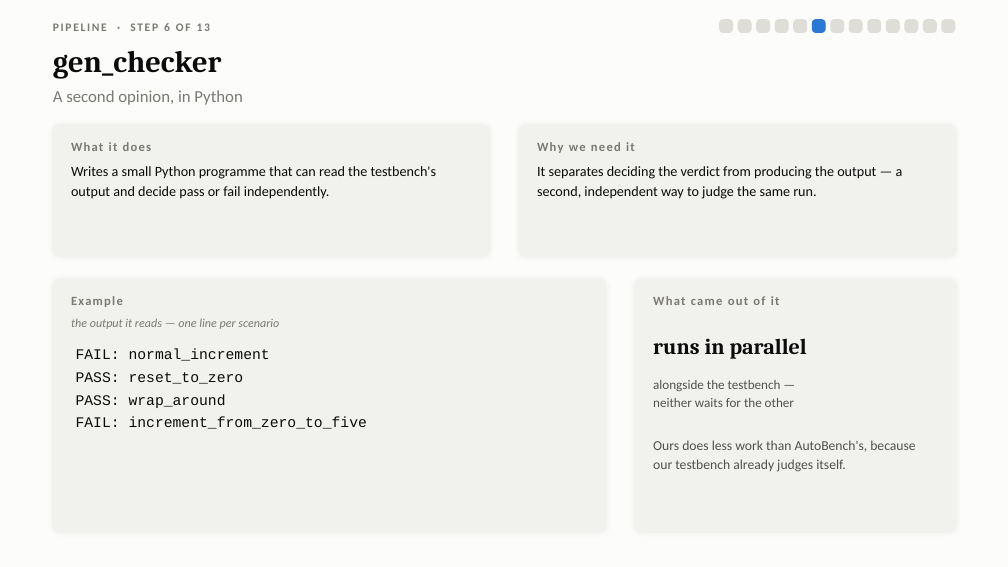
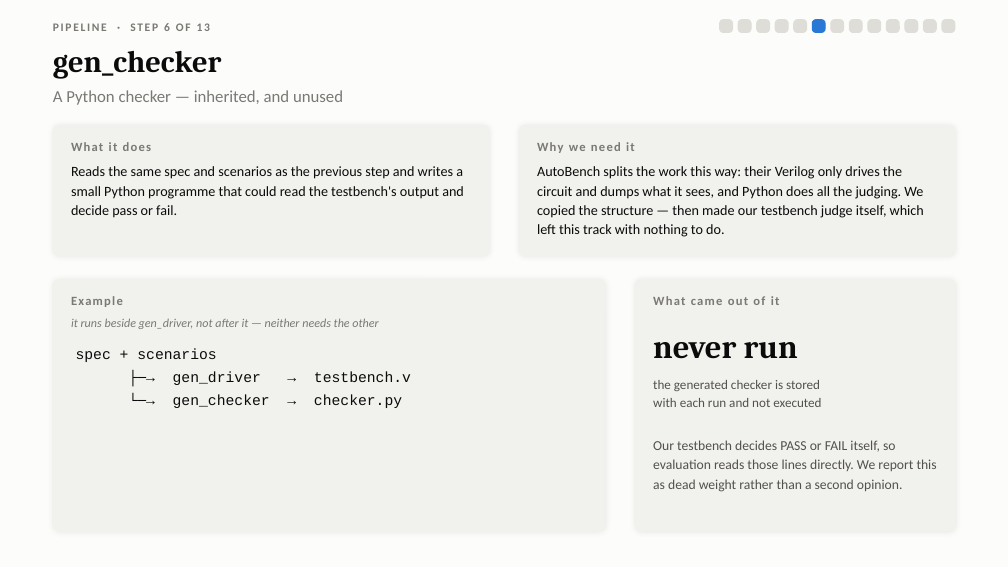
Before and after one commit to Sawaiz-zip/agentic-verilog-testbench, a slide deck: slide 12 of docs/presentation.pptx. Drawn at 1008x567 pixels with LibreOffice and Linux fonts; fonts in the diff are those of the drawing. Boxes give left, top, right and bottom in pixels: in the first picture for what was removed or moved away, otherwise in the second. Text is boxed around its words. In the diff, an @@ line names an element or a change of style, - is before the commit and + after.

```diff
--- a/docs/presentation.pptx
+++ b/docs/presentation.pptx
@@ text at <box>53,90,343,105</box>: text changed @@
-A second opinion, in Python
+A Python checker — inherited, and unused
@@ text at <box>71,166,464,218</box>: text changed @@
-Writes a small Python programme that can read the testbench's output and decide pass or fail independently.
+Reads the same spec and scenarios as the previous step and writes a small Python programme that could read the testbench's output and decide pass or fail.
@@ text at <box>537,166,924,237</box>: text changed @@
-It separates deciding the verdict from producing the output — a second, independent way to judge the same run.
+AutoBench splits the work this way: their Verilog only drives the circuit and dumps what it sees, and Python does all the judging. We copied the structure — then made our testbench judge itself, which left this track with nothing to do.
@@ text at <box>71,318,378,329</box>: text changed @@
-the output it reads — one line per scenario
+it runs beside gen_driver, not after it — neither needs the other
@@ text at <box>76,349,411,408</box>: text changed @@
-FAIL: normal_increment
-PASS: reset_to_zero
-PASS: wrap_around
-FAIL: increment_from_zero_to_five
+spec + scenarios
+├─→ gen_driver → testbench.v
+└─→ gen_checker → checker.py
@@ text at <box>653,342,798,359</box>: text changed; size 21 to 31 pt @@
-runs in parallel
+never run
@@ text at <box>653,380,821,407</box>: text changed @@
-alongside the testbench —
-neither waits for the other
+the generated checker is stored
+with each run and not executed
@@ text at <box>653,440,937,492</box>: text changed @@
-Ours does less work than AutoBench's, because our testbench already judges itself.
+Our testbench decides PASS or FAIL itself, so evaluation reads those lines directly. We report this as dead weight rather than a second opinion.
```
Also in this commit, not shown: 1 other file.
